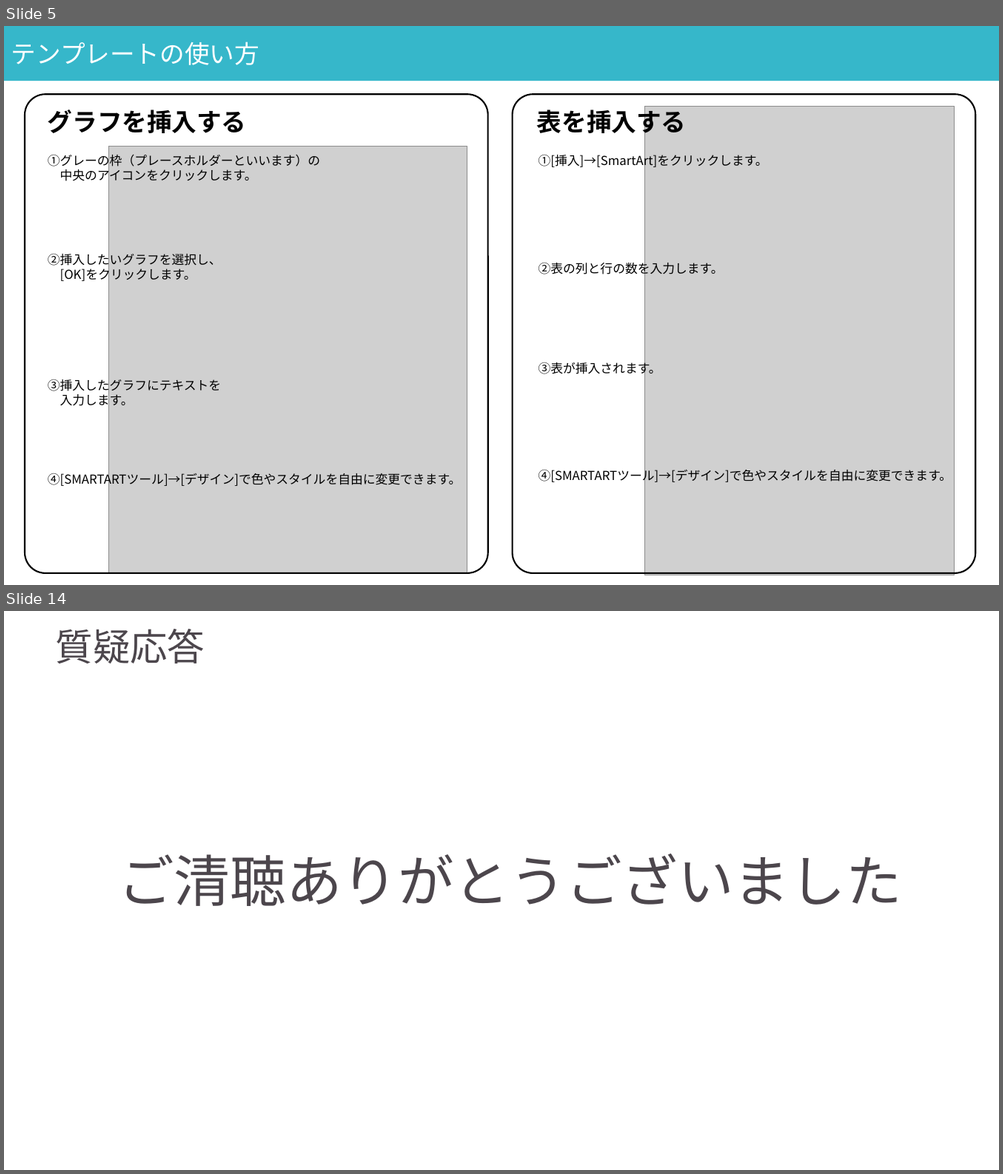
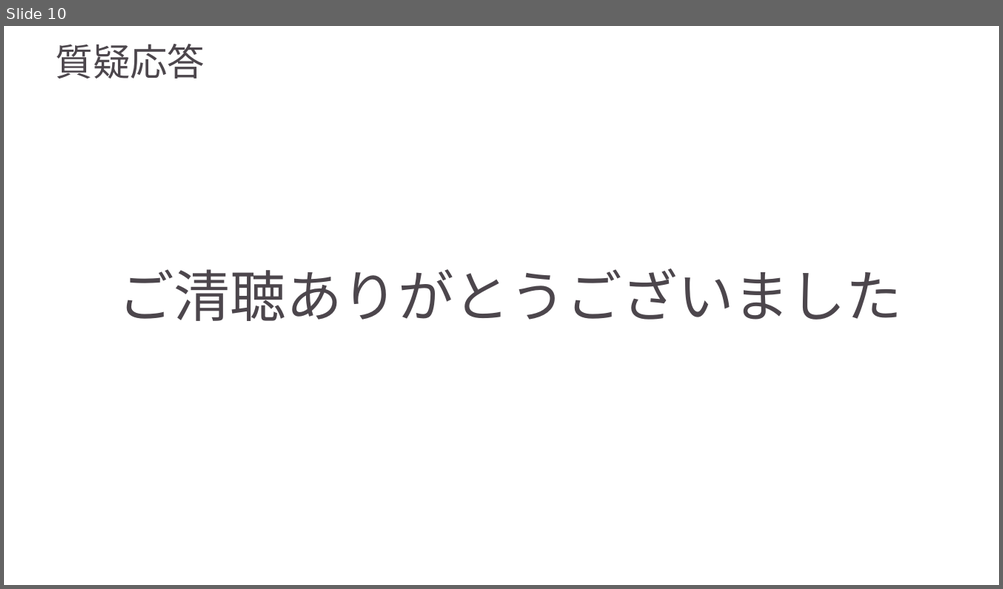
Before and after one commit to AdiosSora/subcall_cosmo, a slide deck: stable.pptx. Shown one above the other, each under a label of ours: slides 5 and 14 before the commit, slide 10 after it; the slides between them are not shown. The pictures are 1003x1174 and 1003x589 pixels, drawn with LibreOffice and Linux fonts; fonts in the diff are those of the drawing; grey boxes stand for pictures; background and template pictures are left out. Boxes give left, top, right and bottom in pixels: in the first picture for what was removed or moved away, otherwise in the second. Text is boxed around its words. In the diff, an @@ line names an element or a change of style, - is before the commit and + after.

Commit message:
プレゼン

```diff
--- a/stable.pptx
+++ b/stable.pptx
@@ slide 5 removed at bbox=[4, 26, 999, 585], background #FFFFFF @@
@@ rectangle removed at bbox=[4, 26, 999, 82] @@
-テンプレートの使い方
@@ rounded rectangle removed at bbox=[25, 94, 488, 574] @@
@@ text removed at bbox=[48, 110, 247, 133] @@
-グラフを挿入する
@@ rounded rectangle removed at bbox=[512, 94, 976, 574] @@
@@ text removed at bbox=[537, 105, 686, 138] @@
-表を挿入する
@@ picture removed at bbox=[644, 107, 955, 576] @@
@@ text removed at bbox=[48, 153, 320, 184] @@
-①グレーの枠（プレースホルダーといいます）の
-中央のアイコンをクリックします。
@@ picture removed at bbox=[108, 146, 467, 574] @@
@@ text removed at bbox=[538, 153, 768, 169] @@
-①[挿入]→[SmartArt]をクリックします。
@@ text removed at bbox=[48, 252, 222, 283] @@
-②挿入したいグラフを選択し、
-[OK]をクリックします。
@@ text removed at bbox=[538, 261, 723, 277] @@
-②表の列と行の数を入力します。
@@ text removed at bbox=[48, 378, 221, 409] @@
-③挿入したグラフにテキストを
-入力します。
@@ text removed at bbox=[538, 360, 661, 377] @@
-③表が挿入されます。
@@ text removed at bbox=[538, 468, 952, 484] @@
-④[SMARTARTツール]→[デザイン]で色やスタイルを自由に変更できます。
@@ text removed at bbox=[48, 471, 461, 488] @@
-④[SMARTARTツール]→[デザイン]で色やスタイルを自由に変更できます。
@@ what was slide 14 is now slide 10 @@
```
Also in this commit, not shown: 6 slides changed, 4 slides added, 17 other slides removed.
